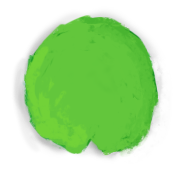
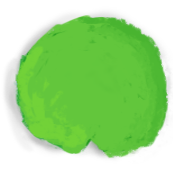
Before/after of a 173x173 layered artwork. What changed in the layer stack:
painted on "Layer 2 copy" over [12, 15, 170, 159]
painted on "Layer 4" over [2, 11, 173, 161]
